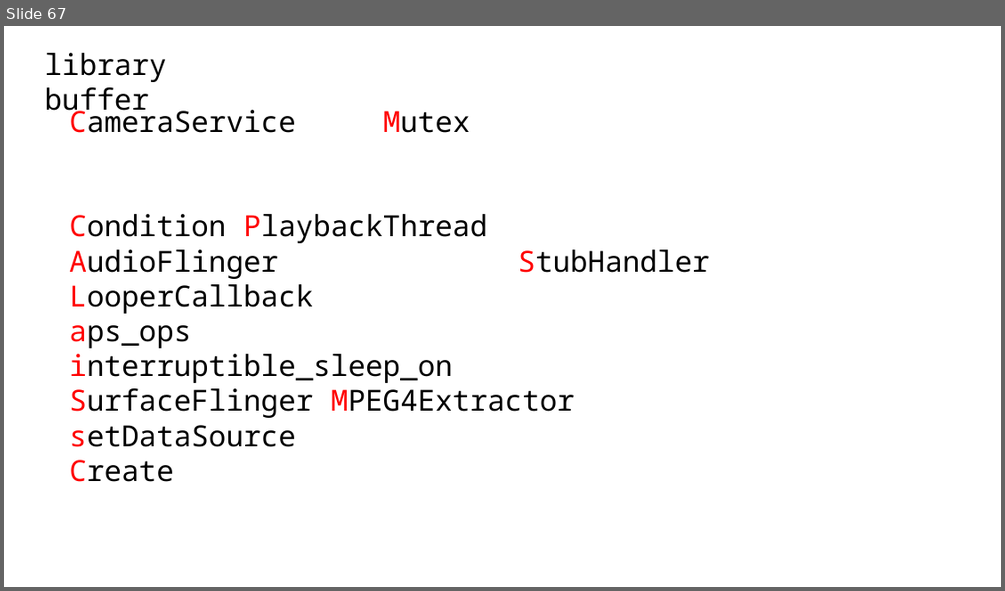
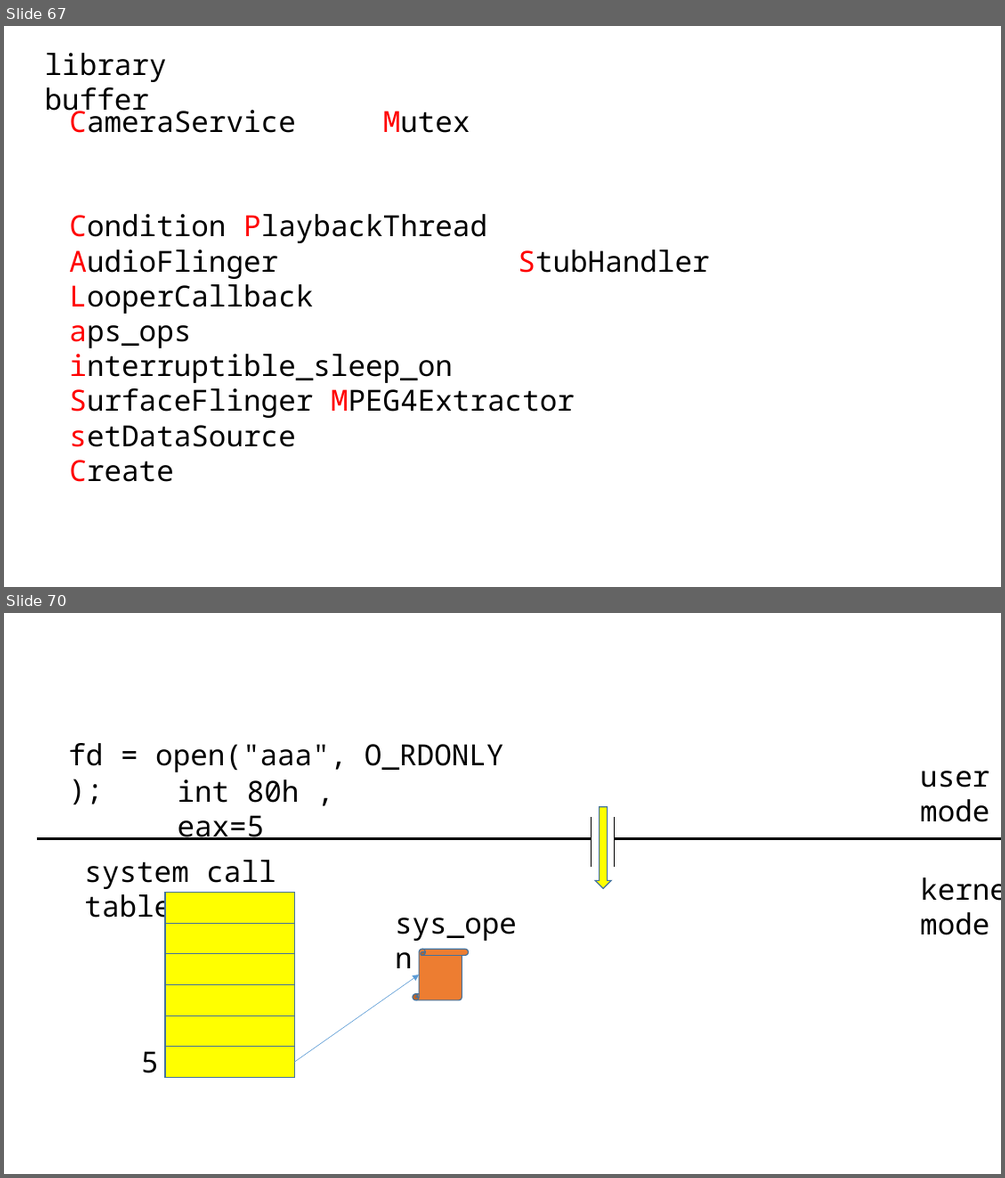
Before and after one commit to imguru-mooc/linux, a slide deck: 수업판서.pptx. Shown one above the other, each under a label of ours: slide 67 before the commit, slides 67 and 70 after it; the slides between them are not shown. The pictures are 1005x591 and 1005x1178 pixels, drawn with LibreOffice and Linux fonts; fonts in the diff are those of the drawing. Boxes give left, top, right and bottom in pixels: in the first picture for what was removed or moved away, otherwise in the second. Text is boxed around its words. In the diff, an @@ line names an element or a change of style, - is before the commit and + after.

```diff
--- a/수업판서.pptx
+++ b/수업판서.pptx
@@ slide 70 added at box(4, 613, 1001, 1174), background #FFFFFF @@
@@ text added at box(68, 743, 504, 772), 28 pt, text #000000 @@
+fd = open("aaa", O_RDONLY );
@@ text added at box(920, 771, 989, 822), 28 pt, text #000000 @@
+user mode
@@ text added at box(178, 779, 299, 840), 28 pt, text #000000 @@
+int 80h , eax=5
@@ line added from (591, 817) to (591, 868), #000000 0.5 pt @@
@@ down arrow added at box(596, 807, 611, 888), fill #FFFF00, outline #43739E 1 pt @@
@@ line added from (615, 817) to (615, 868), #000000 0.5 pt @@
@@ line added from (38, 839) to (591, 839), #000000 3 pt @@
@@ line added from (615, 839) to (1001, 839), #000000 3 pt @@
@@ text added at box(84, 860, 275, 925), 28 pt, text #000000 @@
+system call table
@@ rectangle added at box(165, 892, 294, 923), fill #FFFF00, outline #43739E 1 pt @@
@@ rectangle added at box(165, 924, 294, 954), fill #FFFF00, outline #43739E 1 pt @@
@@ text added at box(395, 917, 517, 941), 28 pt, text #000000 @@
+sys_open
@@ text added at box(920, 912, 989, 935), 28 pt, text #000000 @@
+kernel mode
@@ rectangle added at box(165, 954, 294, 985), fill #FFFF00, outline #43739E 1 pt @@
@@ vertical scroll added at box(413, 949, 469, 1000), fill #ED7D31, outline #43739E 1 pt @@
@@ rectangle added at box(165, 985, 294, 1015), fill #FFFF00, outline #43739E 1 pt @@
@@ arrow added from (294, 1062) to (419, 974), #5B9BD5 0.5 pt @@
@@ rectangle added at box(165, 1015, 294, 1046), fill #FFFF00, outline #43739E 1 pt @@
@@ text added at box(141, 1051, 159, 1073), 28 pt, text #000000 @@
+5
@@ rectangle added at box(165, 1046, 294, 1078), fill #FFFF00, outline #43739E 1 pt @@
```
Also in this commit, not shown: 9 other slides added.
